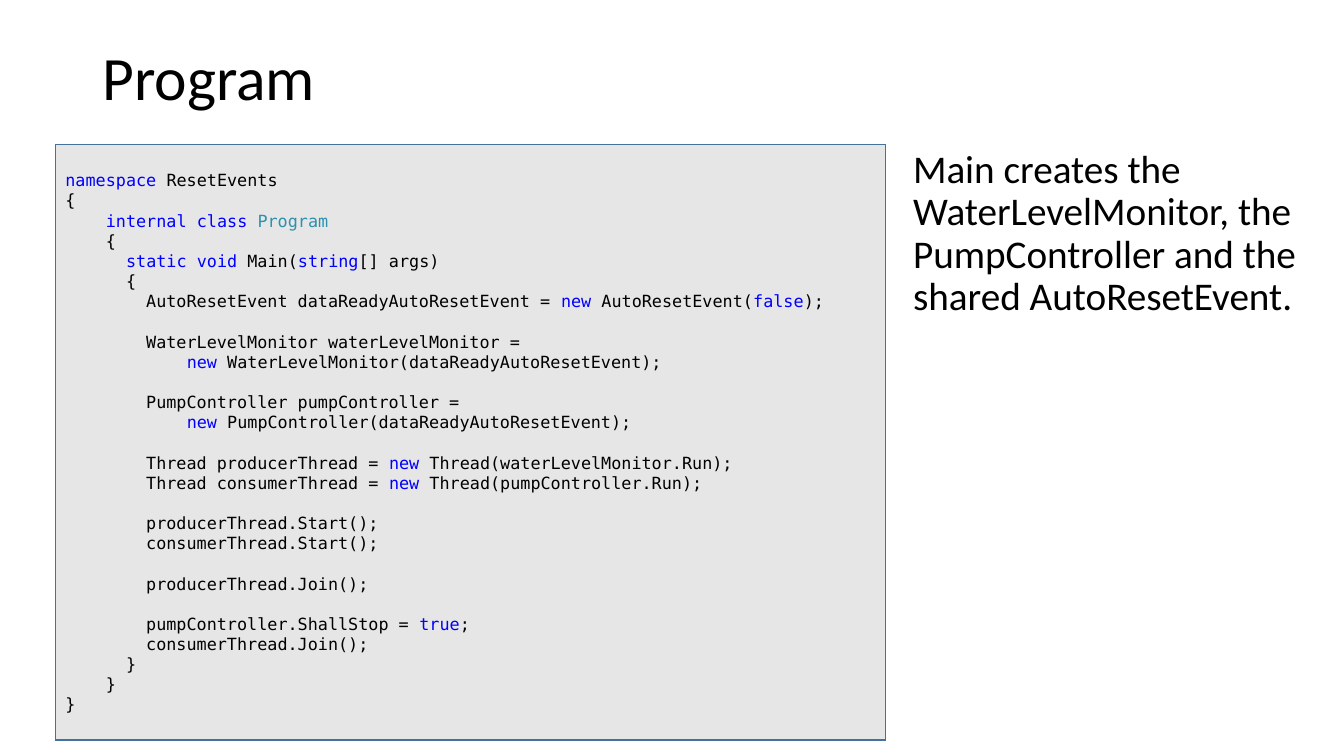
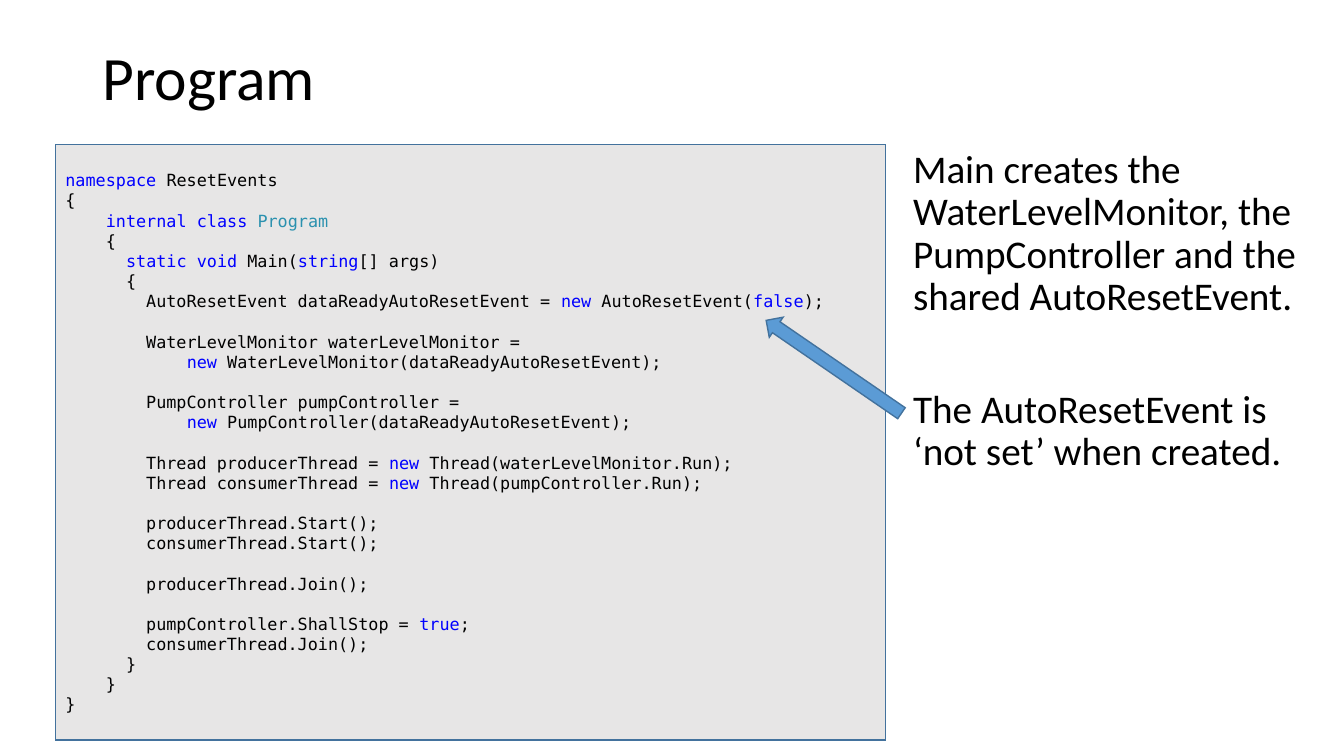
Before and after one commit to codesmurf/st3its3_teaching, a slide deck: slide 33 of 07 Thread Synchronization 2/Thread Synchronization pt 2.pptx. Drawn at 1344x756 pixels with LibreOffice and Linux fonts; fonts in the diff are those of the drawing. Boxes give left, top, right and bottom in pixels: in the first picture for what was removed or moved away, otherwise in the second. Text is boxed around its words. In the diff, an @@ line names an element or a change of style, - is before the commit and + after.

Commit message:
added observer with threads and resetevents

```diff
--- a/07 Thread Synchronization 2/Thread Synchronization pt 2.pptx
+++ b/07 Thread Synchronization 2/Thread Synchronization pt 2.pptx
@@ down arrow added at [759, 311, 908, 424], fill #5B9BD5, outline #43739E 1 pt @@
@@ text at [913, 395, 1281, 466]: paragraph added @@
+The AutoResetEvent is ‘not set’ when created.
```
Also in this commit, not shown: 1 other slide changed, 5 slides added, 2 other files.
